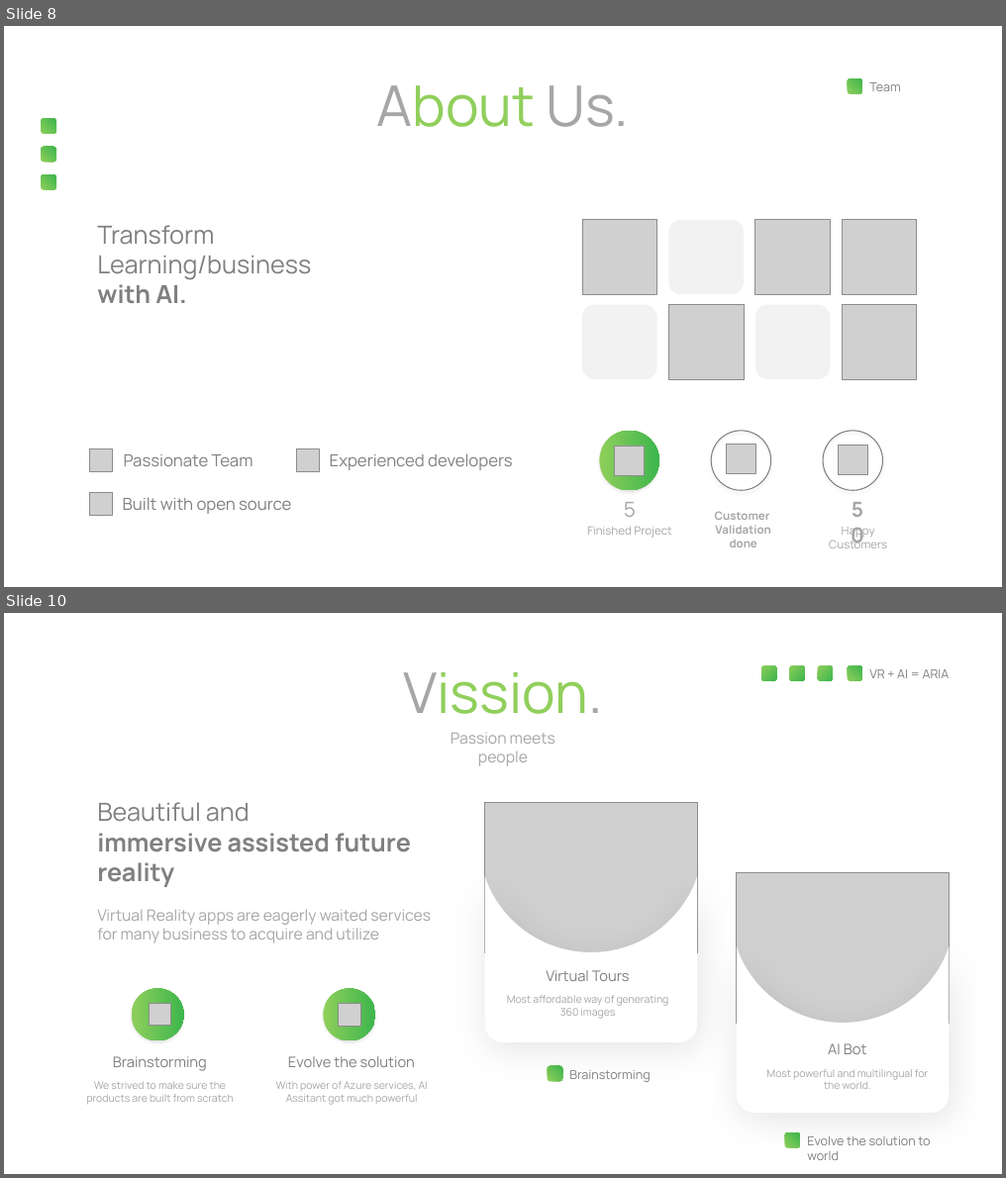
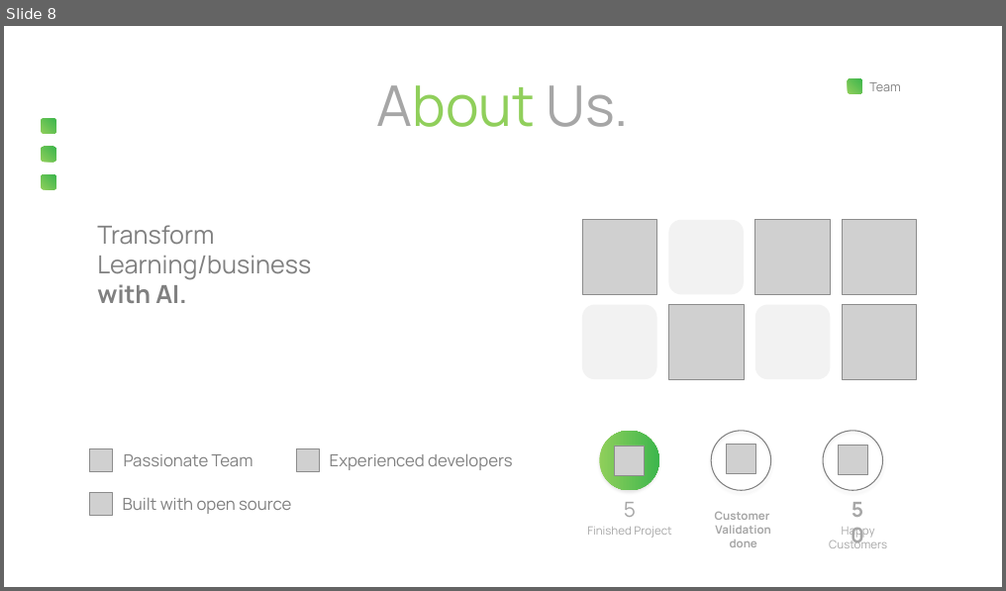
Before and after one commit to YeshwanthSaiM/Smartie-EXL-Hackthon, a slide deck: Smartie - A Smarter way of building AI bots.pptx. Shown one above the other, each under a label of ours: slides 8 and 10 before the commit, slide 8 after it; the slides between them are not shown. The pictures are 1006x1178 and 1006x591 pixels, drawn with LibreOffice and Linux fonts; fonts in the diff are those of the drawing; grey boxes stand for pictures. Boxes give left, top, right and bottom in pixels: in the first picture for what was removed or moved away, otherwise in the second. Text is boxed around its words. In the diff, an @@ line names an element or a change of style, - is before the commit and + after.

```diff
--- a/Smartie - A Smarter way of building AI bots.pptx
+++ b/Smartie - A Smarter way of building AI bots.pptx
@@ slide 10 removed at <box>4,613,1002,1174</box>, background #FFFFFF @@
@@ rounded rectangle removed at <box>761,666,776,681</box> @@
@@ rounded rectangle removed at <box>790,666,805,681</box> @@
@@ rounded rectangle removed at <box>818,666,833,681</box> @@
@@ rounded rectangle removed at <box>847,666,862,681</box> @@
@@ text removed at <box>869,669,949,678</box> @@
-VR + AI = ARIA
@@ text removed at <box>403,672,603,714</box> @@
-Vission.
@@ text removed at <box>450,733,555,766</box> @@
-Passion meets people
@@ text removed at <box>97,802,411,887</box> @@
-Beautiful and
-immersive assisted future reality
@@ picture removed at <box>484,802,697,953</box> @@
@@ freeform shape removed at <box>484,876,697,1043</box> @@
@@ picture removed at <box>737,872,949,1023</box> @@
@@ text removed at <box>97,909,431,944</box> @@
-Virtual Reality apps are eagerly waited services for many business to acquire and utilize
@@ freeform shape removed at <box>737,947,949,1113</box> @@
@@ ellipse removed at <box>132,989,183,1042</box> @@
@@ ellipse removed at <box>323,989,375,1042</box> @@
@@ text removed at <box>507,995,669,1019</box> @@
-Most affordable way of generating 360 images
@@ text removed at <box>546,970,630,981</box> @@
-Virtual Tours
@@ picture removed at <box>149,1003,171,1026</box> @@
@@ picture removed at <box>338,1004,360,1026</box> @@
@@ text removed at <box>113,1057,207,1071</box> @@
-Brainstorming
@@ text removed at <box>288,1057,415,1067</box> @@
-Evolve the solution
@@ text removed at <box>828,1044,867,1055</box> @@
-AI Bot
@@ text removed at <box>86,1081,234,1104</box> @@
-We strived to make sure the products are built from scratch
@@ text removed at <box>276,1081,428,1105</box> @@
-With power of Azure services, AI Assitant got much powerful
@@ rounded rectangle removed at <box>548,1066,562,1081</box> @@
@@ text removed at <box>569,1070,649,1082</box> @@
-Brainstorming
@@ text removed at <box>766,1069,928,1089</box> @@
-Most powerful and multilingual for the world.
@@ rounded rectangle removed at <box>785,1134,800,1149</box> @@
@@ text removed at <box>807,1137,930,1160</box> @@
-Evolve the solution to world
```
Also in this commit, not shown: 3 slides changed, 2 other slides removed, 5 other files.
